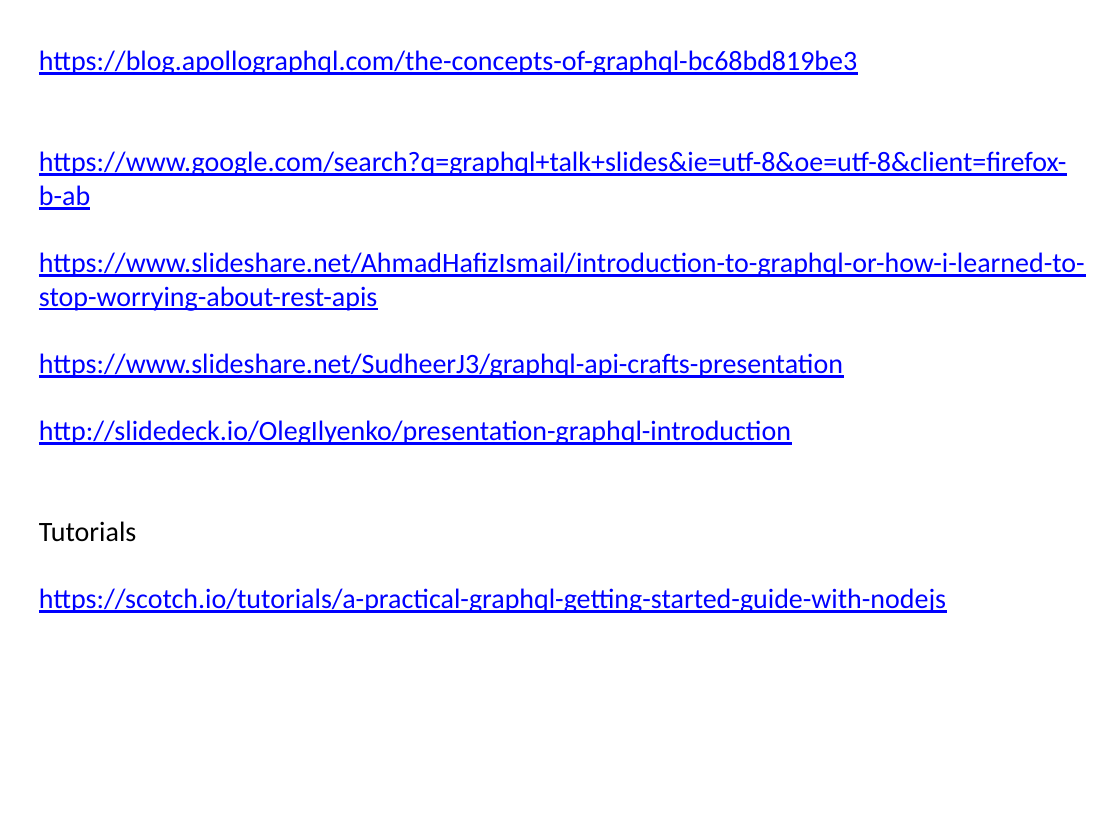
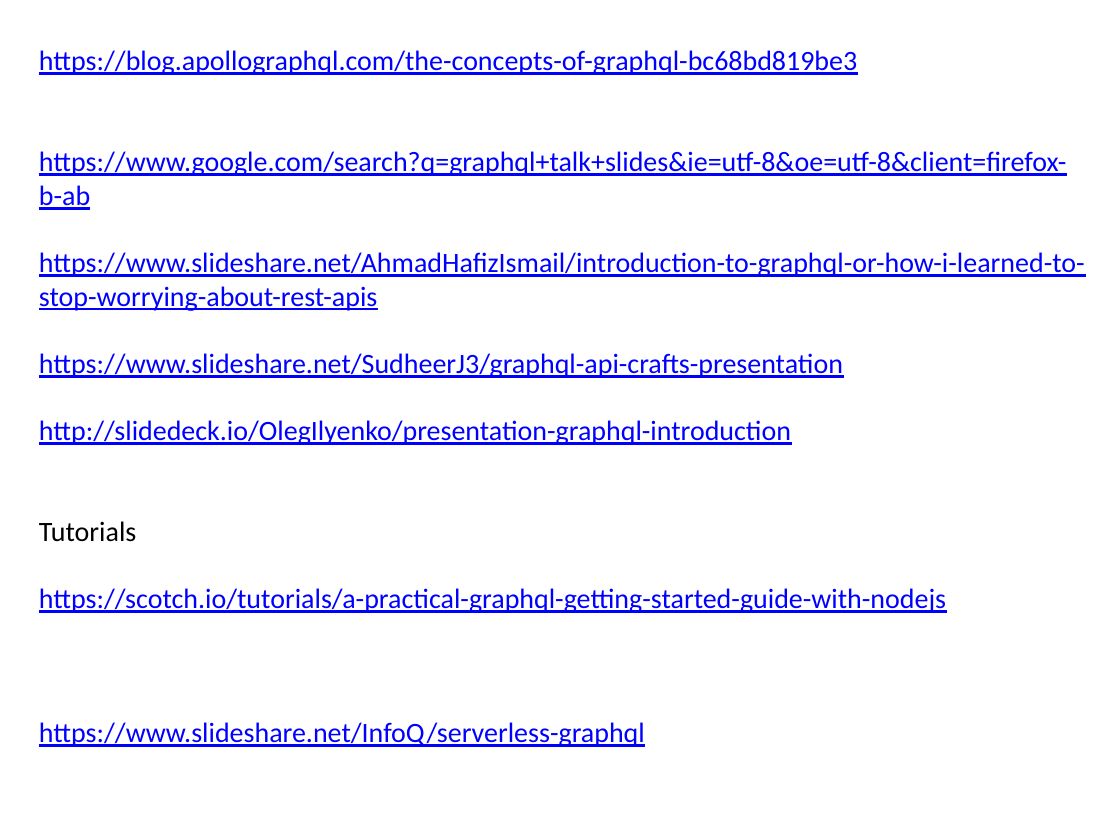
Before and after one commit to patelg123/graphql-presentation, a slide deck: slide 33 of GraphQL_v3.pptx. Drawn at 1120x840 pixels with LibreOffice and Linux fonts; fonts in the diff are those of the drawing. Boxes give left, top, right and bottom in pixels: in the first picture for what was removed or moved away, otherwise in the second. Text is boxed around its words. In the diff, an @@ line names an element or a change of style, - is before the commit and + after.

```diff
--- a/GraphQL_v3.pptx
+++ b/GraphQL_v3.pptx
@@ text at (39,722,645,747): paragraph added @@
+https://www.slideshare.net/InfoQ/serverless-graphql
```
Also in this commit, not shown: 2 other slides changed, 3 other files.
